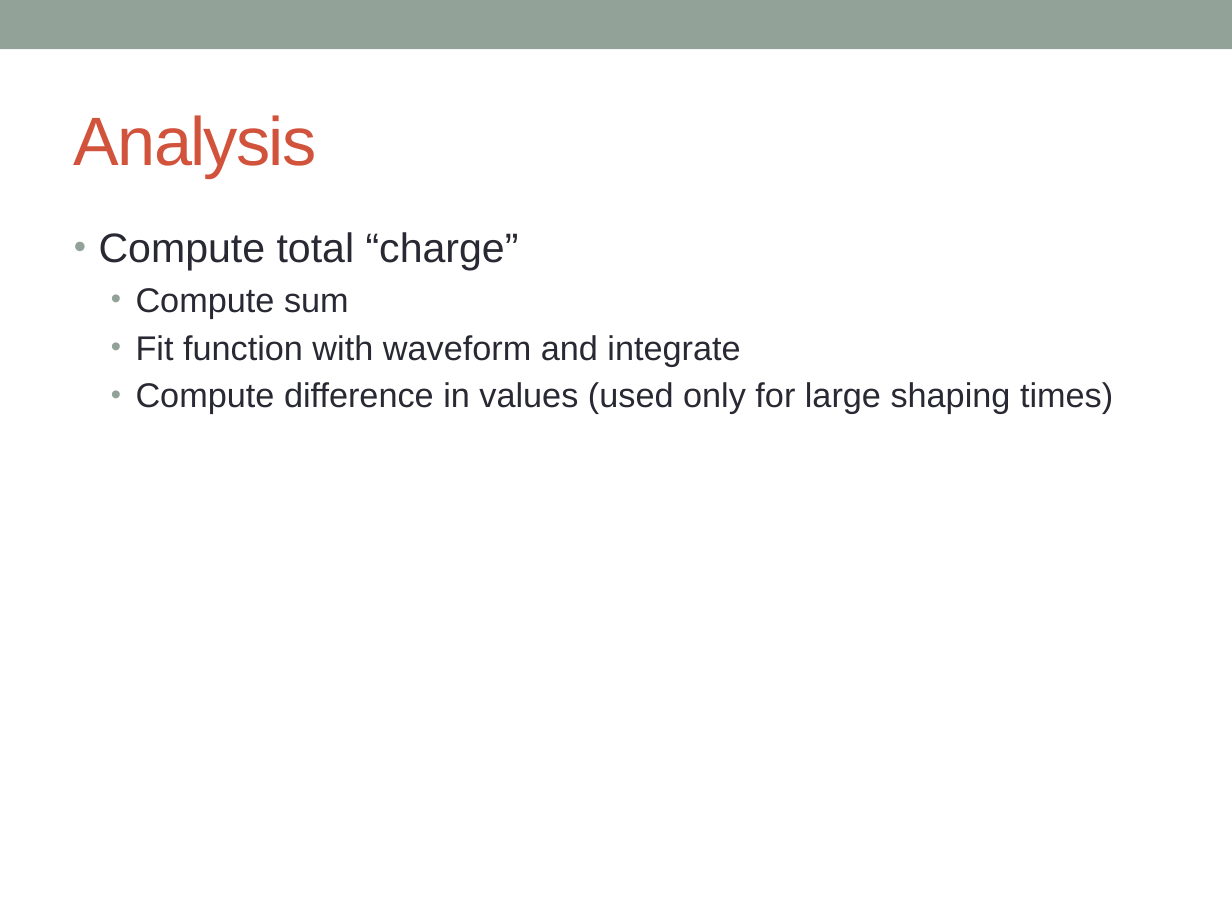
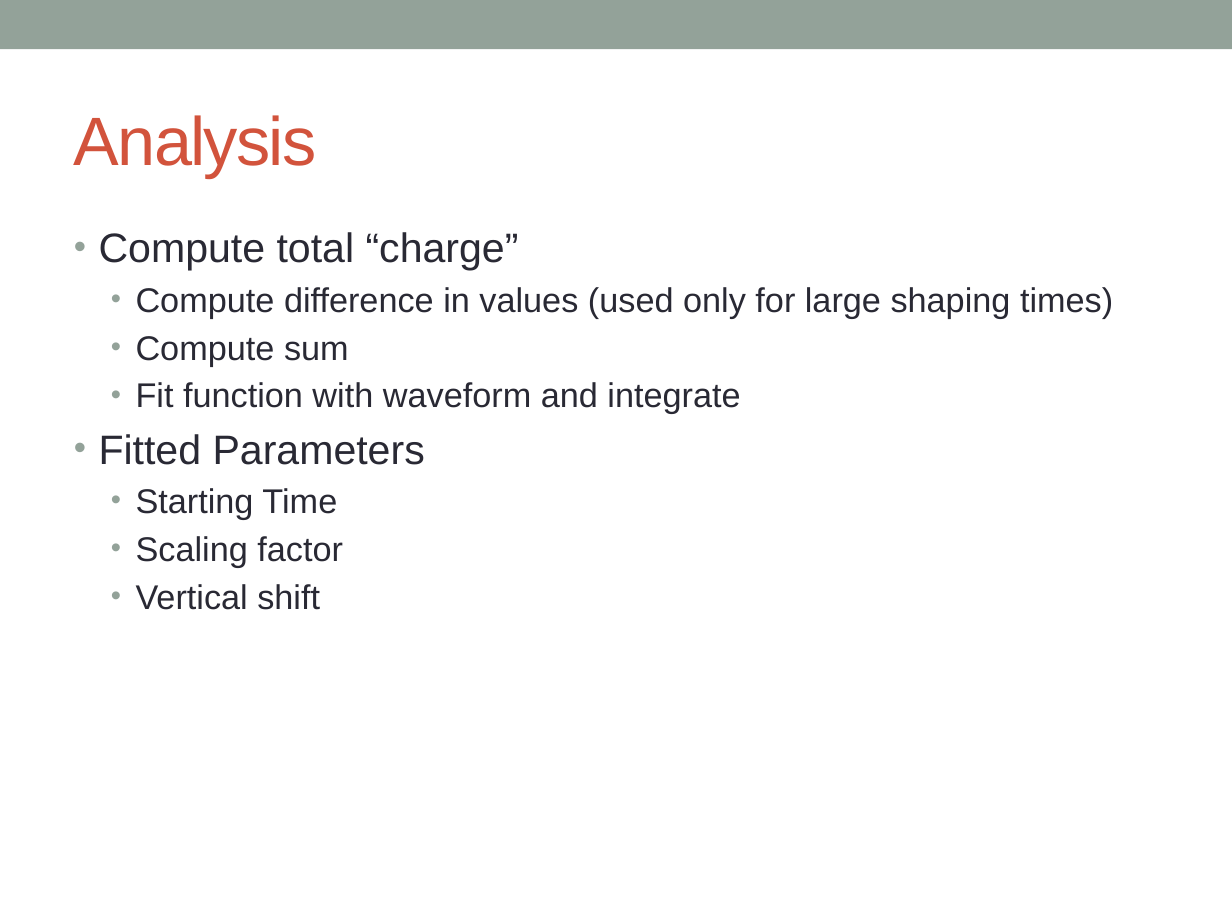
Before and after one commit to sethhirsh/Mu2e, a slide deck: slide 7 of Presentation2.pptx. Drawn at 1232x924 pixels with LibreOffice and Linux fonts; fonts in the diff are those of the drawing. Boxes give left, top, right and bottom in pixels: in the first picture for what was removed or moved away, otherwise in the second. Text is boxed around its words. In the diff, an @@ line names an element or a change of style, - is before the commit and + after.

```diff
--- a/Presentation2.pptx
+++ b/Presentation2.pptx
@@ text at (136, 287, 1113, 318): paragraph added @@
+  • Compute difference in values (used only for large shaping times)
@@ text at (99, 434, 425, 610): text changed @@
-  • Compute difference in values (used only for large shaping times)
+• Fitted Parameters
+  • Starting Time
+  • Scaling factor
+  • Vertical shift
```
Also in this commit, not shown: 7 other slides changed, 1 slide added, 21 other files.
